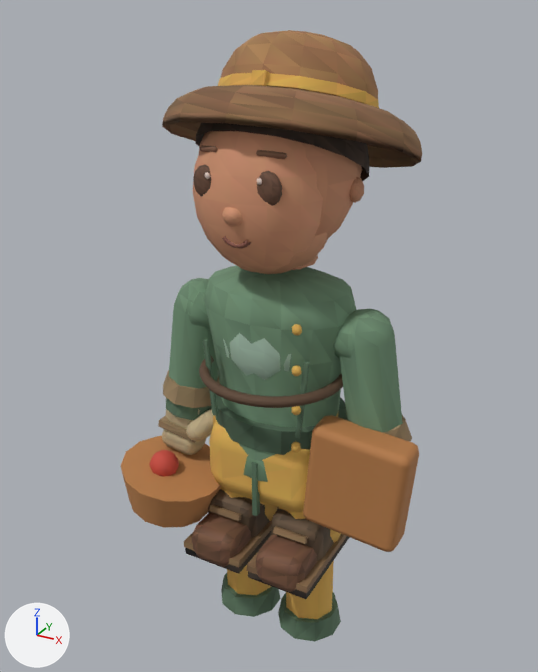
A saved change to the glTF model examples/harvest-frontier/exports/npc/kang-taeho.m1.glb.
Both versions are drawn from a camera (50 mm lens) standing at (1.09, -2.08, 2.29) and looking at (-0.09, 0.07, 1.21). Arrows for +X, +Y and +Z are at lower left; the lights stay in place. The picture after the commit comes second. Where no turn or scale is listed for an object, it has been applied to the vertices.

In view in the first picture: 'armLeftMesh', 'armRightMesh', 'coat', 'fieldSatchel', 'fieldSatchelStrap', 'figureDetail', 'handLeftMesh', 'harvestBasket', 'hat', 'legs', 'tomatoSample', 'trousers' and 2 more.
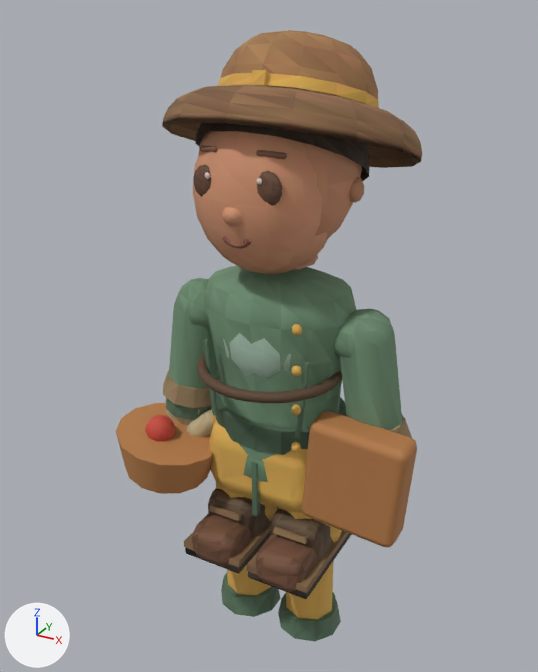
Pixel boxes (x1, y1, x2, y2) of what changed, in the pictures (538 x 672 px):
```json
{"object": "fieldSatchel", "change": "moved", "before": [303, 415, 419, 552], "after": [302, 411, 417, 547]}
{"object": "harvestBasket", "change": "moved, turned", "before": [120, 436, 221, 528], "after": [116, 403, 214, 494]}
{"object": "fieldSatchelStrap", "change": "moved", "before": [199, 356, 343, 408], "after": [197, 353, 342, 403]}
{"object": "tomatoSample", "change": "moved", "before": [150, 450, 179, 476], "after": [145, 415, 175, 441]}
```

The change, as JSON lines over the scene's bpy script:
```json
{"op": "set", "path": "ob_fieldsatchel.parent", "old": "ob_npc_kang_taeho_neighbor", "new": "ob_body"}
{"op": "set", "path": "ob_fieldsatchelstrap.parent", "old": "ob_npc_kang_taeho_neighbor", "new": "ob_body"}
{"op": "set", "path": "ob_harvestbasket.parent", "old": "ob_npc_kang_taeho_neighbor", "new": "ob_handleft_carry"}
{"op": "set", "path": "ob_harvestbasket.location", "old": "(-0.39, -0.15, 0.62)", "new": "(0.0326, -0.15, -0.293)"}
{"op": "set", "path": "ob_harvestbasket.rotation_euler", "old": "(0.0, 0.16, 0.0)", "new": "(0.0, 0.01, 0.0)", "note": "degrees (0, 9.2, 0) -> degrees (0, 0.6, 0)"}
{"op": "set", "path": "ob_tomatosample.parent", "old": "ob_npc_kang_taeho_neighbor", "new": "ob_handleft_carry"}
{"op": "set", "path": "ob_tomatosample.location", "old": "(-0.4, -0.18, 0.72)", "new": "(0.00777, -0.18, -0.196)"}
{"op": "add", "block": "ob_handleft_carry", "code": ["ob_handleft_carry = bpy.data.objects.new('handLeft.carry', None)", "ob_handleft_carry.parent = ob_handleft", "ob_handleft_carry.location = (-0.0209, 0.0, 0.138)"]}
```
